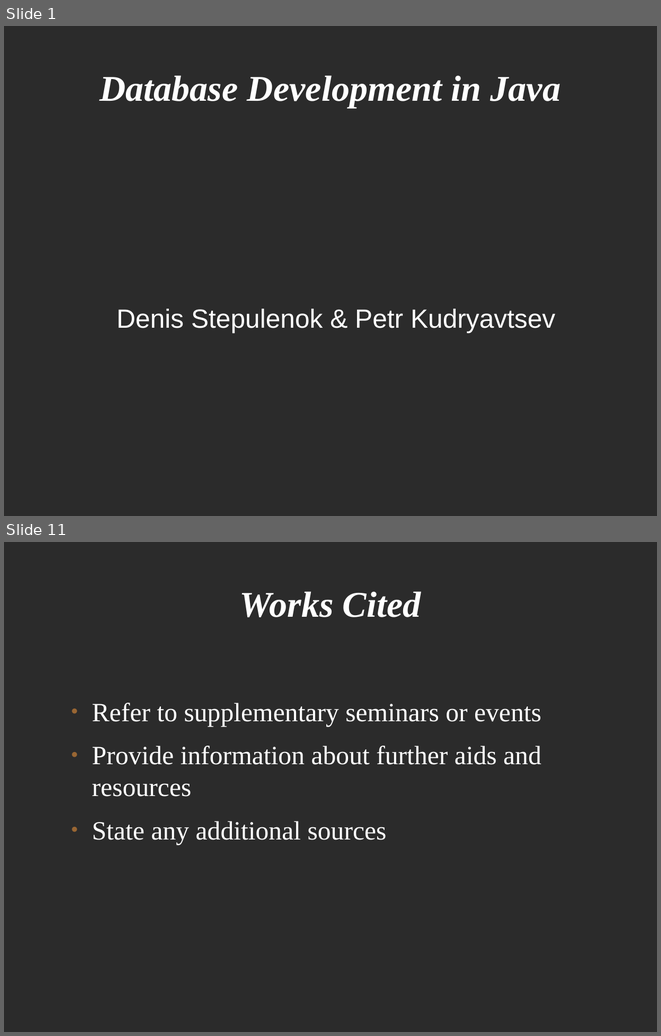
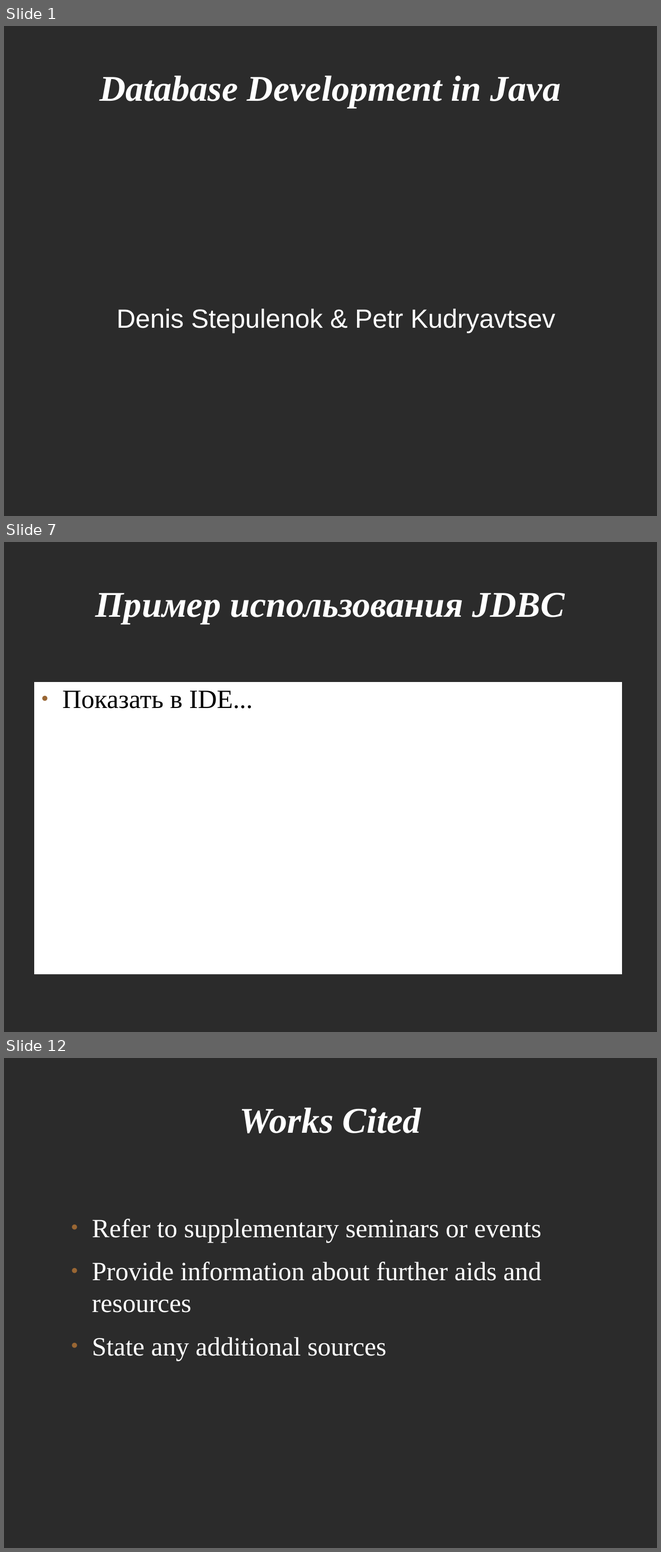
Before and after one commit to levelp/java, a slide deck: Java Databases.odp. Shown one above the other, each under a label of ours: slides 1 and 11 before the commit, slides 1, 7 and 12 after it; the slides between them are not shown. The pictures are 661x1036 and 661x1552 pixels, drawn with LibreOffice and Linux fonts; fonts in the diff are those of the drawing; background and template pictures are left out; a plain dark background stands for a picture behind light text. Boxes give left, top, right and bottom in pixels: in the first picture for what was removed or moved away, otherwise in the second. Text is boxed around its words. In the diff, an @@ line names an element or a change of style, - is before the commit and + after.

```diff
--- a/Java Databases.odp
+++ b/Java Databases.odp
@@ slide 7 added at [4,542,657,1032], background picture (left out) @@
@@ title added at [96,592,564,624], 44 pt, text #FFFFFF, bold, italic @@
+Пример использования JDBC
@@ text added at [34,682,622,980], fill #FFFFFF, 32 pt, text #000000 @@
+● Показать в IDE...
@@ what was slide 11 is now slide 12 @@
```
Also in this commit, not shown: 9 other slides added, 9 slides removed, 1 other file.
